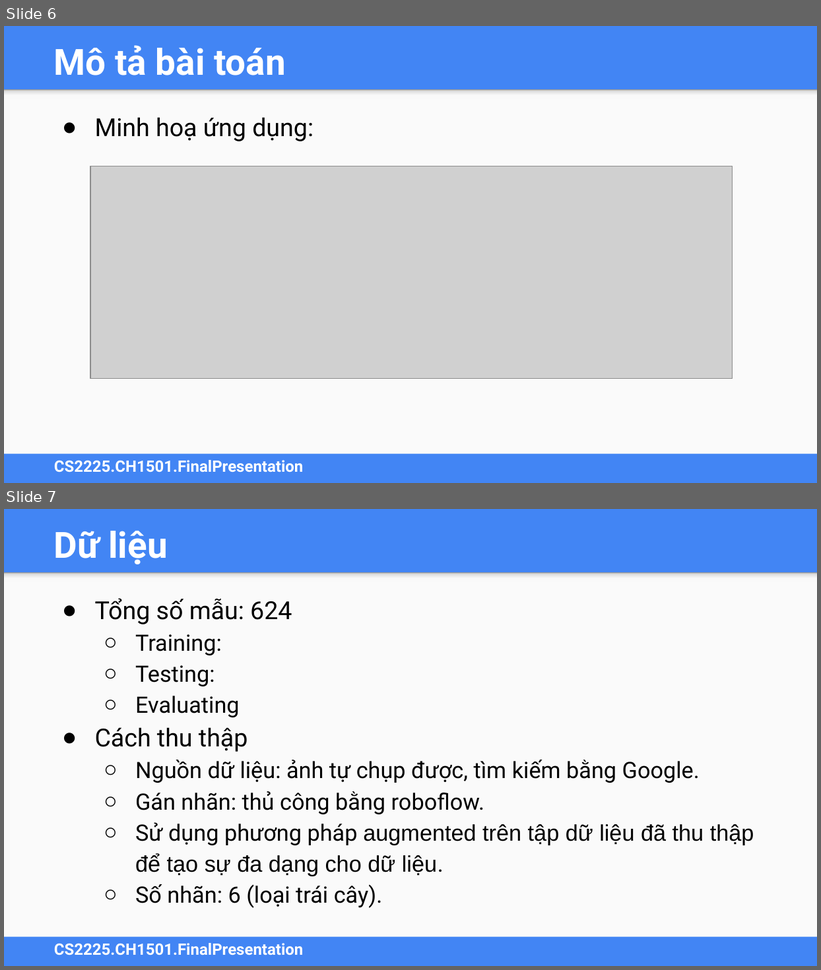
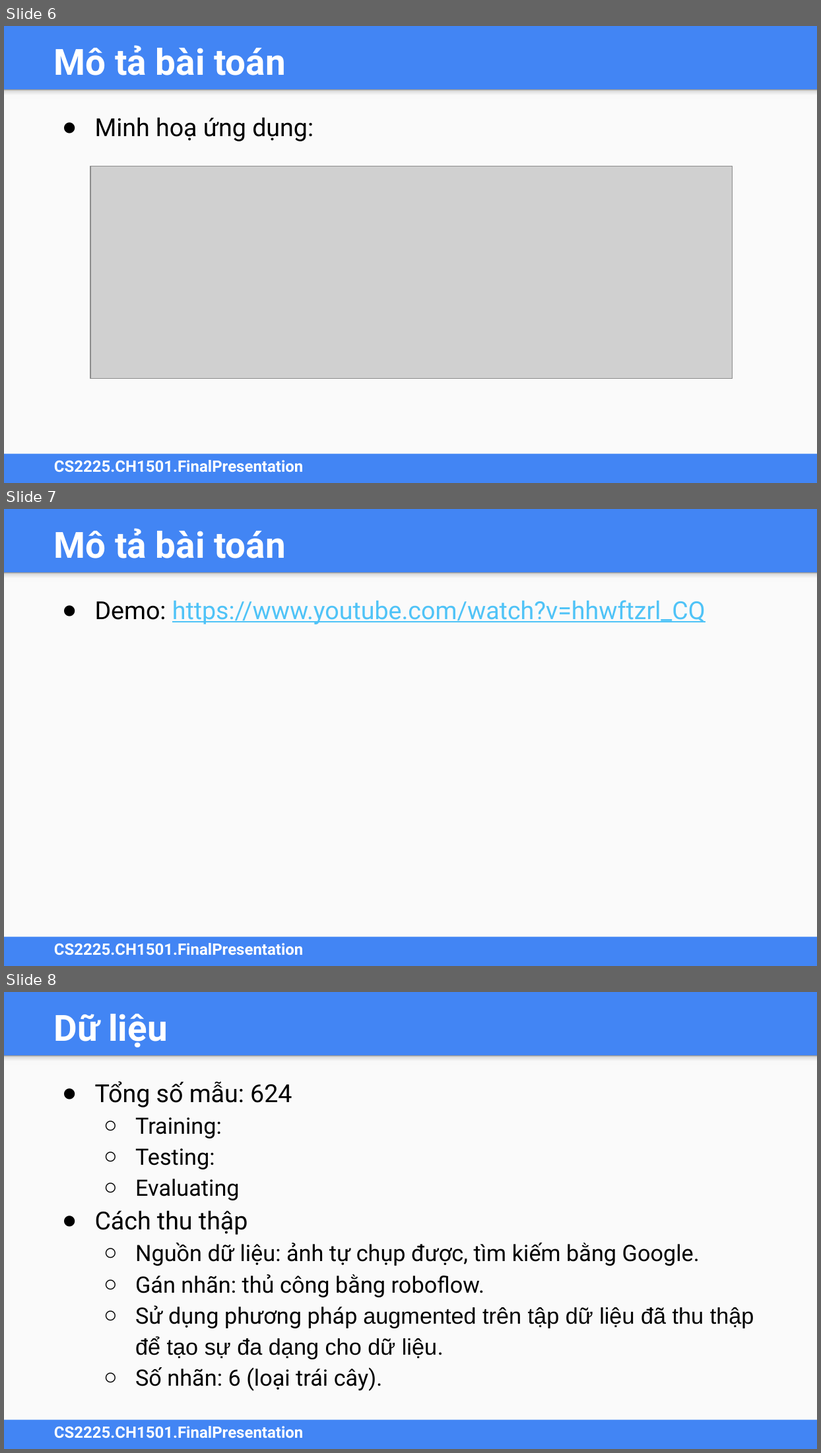
Before and after one commit to MaiNga-uit/CS2225.CH1507, a slide deck: CS2225.BaoCaoCuoiKy.pptx. Shown one above the other, each under a label of ours: slides 6 and 7 before the commit, slides 6, 7 and 8 after it. The pictures are 821x970 and 821x1453 pixels, drawn with LibreOffice and Linux fonts; fonts in the diff are those of the drawing; grey boxes stand for pictures. Boxes give left, top, right and bottom in pixels: in the first picture for what was removed or moved away, otherwise in the second. Text is boxed around its words. In the diff, an @@ line names an element or a change of style, - is before the commit and + after.

Commit message:
add demo link

```diff
--- a/CS2225.BaoCaoCuoiKy.pptx
+++ b/CS2225.BaoCaoCuoiKy.pptx
@@ slide 7 added at [4, 509, 817, 966], background #4285F4; not listed: 3 template elements that a slide beside it also shows @@
@@ title added at [54, 528, 286, 559], 32 pt, text #FFFFFF, bold @@
+Mô tả bài toán
@@ text added at [95, 600, 706, 625], 22 pt, text #4FC3F7, underline @@
+● Demo: https://www.youtube.com/watch?v=hhwftzrl_CQ
@@ what was slide 7 is now slide 8 @@
```
